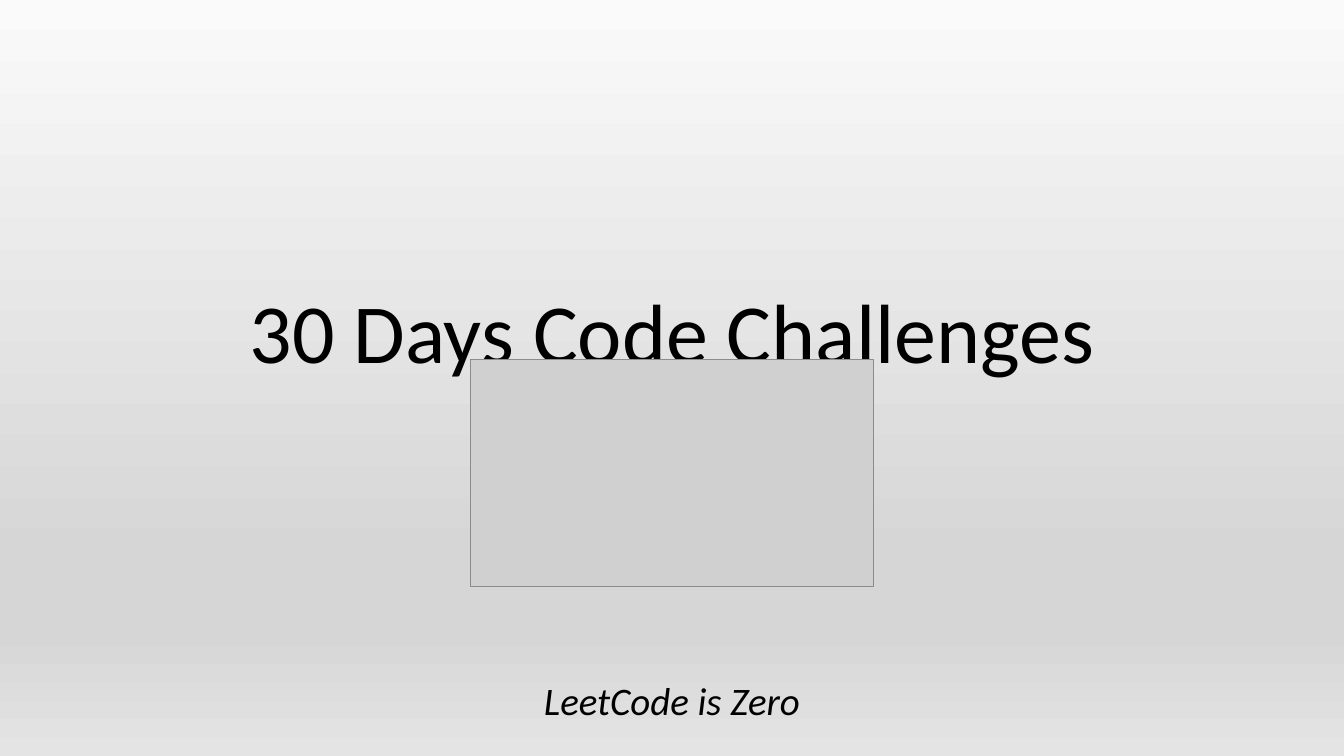
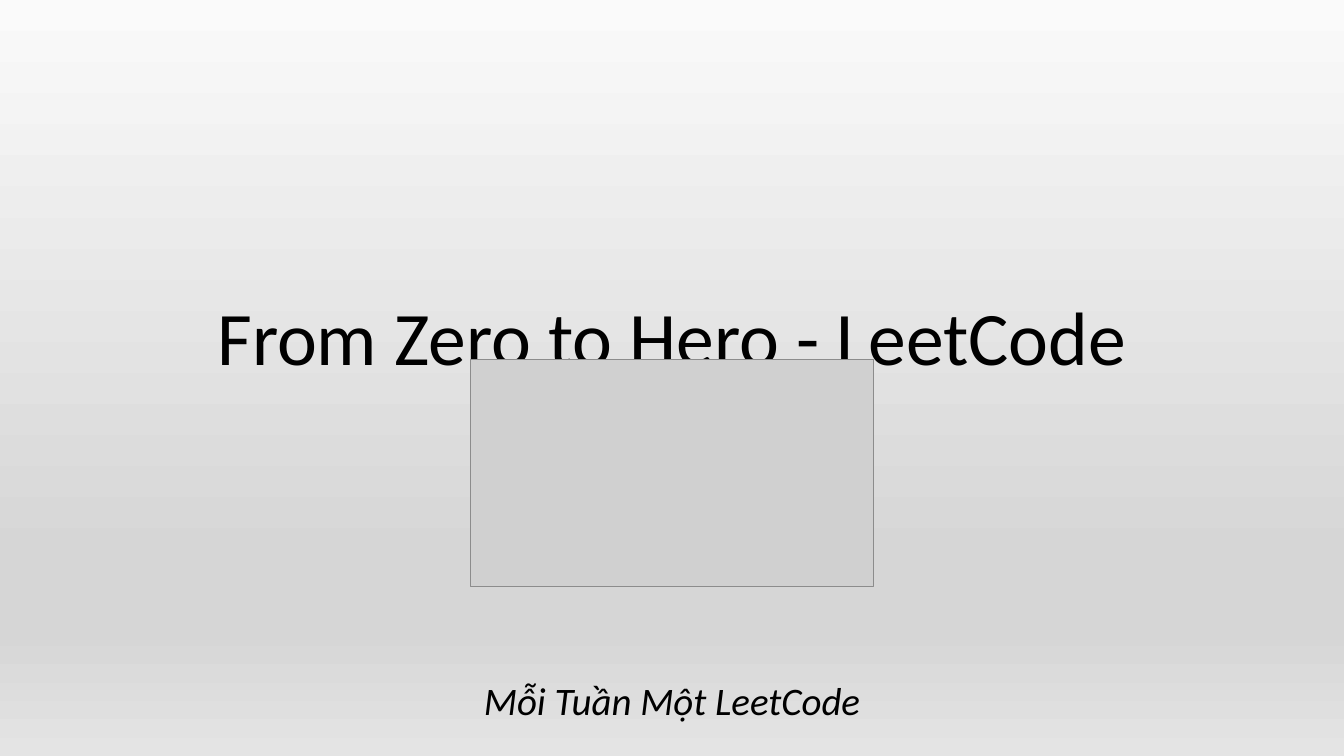
Before and after one commit to QuanNgHa/LeetCode-30DayChallenge, a slide deck: slide 1 of 30DaysCodeChallenges.pptx. Drawn at 1344x756 pixels with LibreOffice and Linux fonts; fonts in the diff are those of the drawing; grey boxes stand for pictures. Boxes give left, top, right and bottom in pixels: in the first picture for what was removed or moved away, otherwise in the second. Text is boxed around its words. In the diff, an @@ line names an element or a change of style, - is before the commit and + after.

```diff
--- a/30DaysCodeChallenges.pptx
+++ b/30DaysCodeChallenges.pptx
@@ title at <box>217,312,1126,383</box>: text changed; size 60 to 54 pt @@
-30 Days Code Challenges
+From Zero to Hero - LeetCode
@@ text at <box>484,683,860,722</box>: text changed @@
-LeetCode is Zero
+Mỗi Tuần Một LeetCode
```
Also in this commit, not shown: 4 slides added, 2 slides removed, 1 other file.
